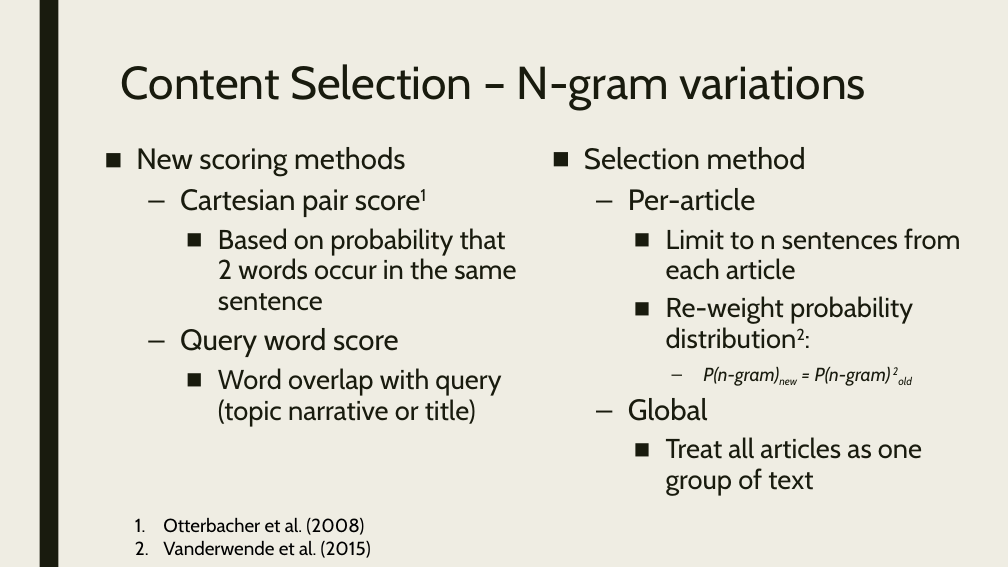
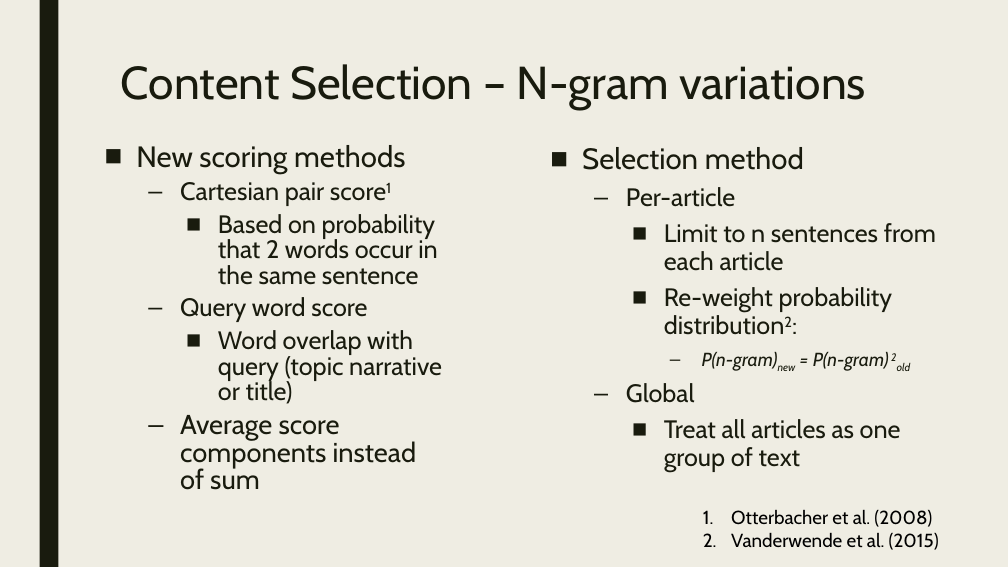
Before and after one commit to Mindful/ling-573, a slide deck: slide 9 of doc/D3_presentation.pptx. Drawn at 1008x567 pixels with LibreOffice and Linux fonts; fonts in the diff are those of the drawing. Boxes give left, top, right and bottom in pixels: in the first picture for what was removed or moved away, otherwise in the second. Text is boxed around its words. In the diff, an @@ line names an element or a change of style, - is before the commit and + after.

Commit message:
Update D3_presentation.pptx
added bullet to n-gram slide

```diff
--- a/doc/D3_presentation.pptx
+++ b/doc/D3_presentation.pptx
@@ text at (136, 145, 442, 404): size 28 to 24 pt in "Cartesian pair score1", "Query word score"; size 26 to 24 pt in "Based on probability that 2 words occur ...", "Word overlap with query (topic narrative or ..."; line spacing 0.94 to 0.84 @@
@@ text at (626, 187, 936, 472): size 28 to 24 pt in "Per-article", "Global"; size 26 to 24 pt in "Limit to n sentences from each article", "Re-weight probability distribution2:", "Treat all articles as one group of ..." @@
@@ text at (180, 415, 417, 490): paragraph added @@
+  – Average score components instead of sum
@@ text "Otterbacher et al. (2008)": place and size @@
-text "Otterbacher et al. (2008)" at (163, 517, 371, 558)
+text "Otterbacher et al. (2008)" at (731, 509, 939, 550)
```
Also in this commit, not shown: 1 other slide changed.
